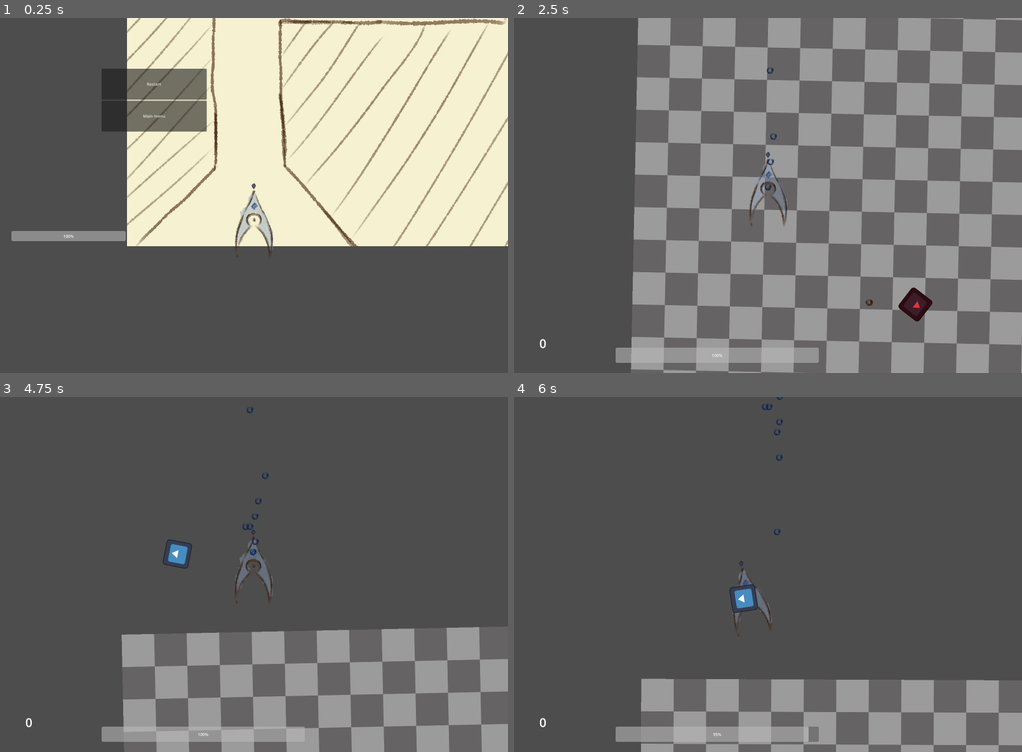
Above: before the commit, frames 1-4 (two rows, left to right).
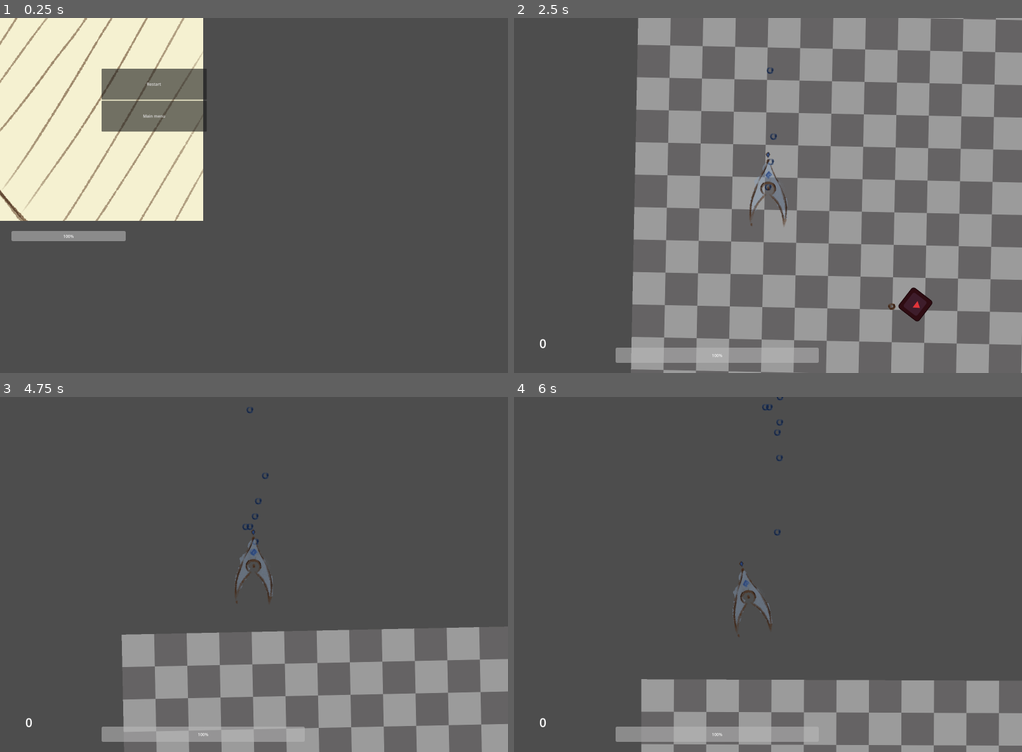
Above: after the commit, the same moments.

Repository: AustereTriceratops/BulletHellEngine
Game: Godot game, scene res://levels/level.tscn
The game is run twice, just before and just after one commit, with the same random seed, the same clock (stepped at 60 frames per second) and the same inputs. The engine's default icon, where the game draws it, is replaced by a stand-in: a white triangle on a blue panel in a dark square.
Inputs (mouse positions are in pixels of both pictures, inside the frame that each line leads up to):
- Up to frame 1 (0.25 s): no input
- Up to frame 2 (2.5 s): click "Restart" at 0.5 s; move the mouse to (793, 195) at 1.27 s; hold Q (look_left) 1.28-2.03 s; hold W (player_up) from 1.28 s (still down); move the mouse to (742, 195) at 2.02 s; tap E (look_right) at 2.1 s
- Up to frame 3 (4.75 s): keep holding W (player_up); move the mouse to (264, 567) at 2.77 s; hold Shift (shift) 2.78-3.53 s; move the mouse to (248, 581) at 3.52 s; tap Q (look_left) at 3.6 s; move the mouse to (289, 578) at 4.27 s; hold E (look_right) from 4.28 s (still down)
- Up to frame 4 (6 s): tap Escape (pause) at 4.9 s; release W (player_up) at 5 s; release E (look_right) at 5 s; click "Resume" at 5 s; move the mouse to (615, 521) at 5.77 s; hold A (player_left) from 5.78 s (still down); tap Shift (shift) at 5.85 s

The runs differ from the first frame. In frame 1, 55% of the frame differs, in the area x 0-100%, y 0-68%; in frame 2, less than 0.1%; in frame 3, 0.2%; in frame 4, 0.7%.
Error after the commit: Invalid access to property or key 'resume' on a base object of type 'Control (PauseMenu.gd)'. (res://levels/level.gd:37)

Commit message:
refactoring, moving files, cleanup

Diff:
--- a/enemies/FollowEnemy2.tscn
+++ b/enemies/FollowEnemy2.tscn
@@ -67,7 +67,7 @@
 contactDamage = 0
 canShoot = true
 isShootingTargeted = true
-bulletSpeed = 300
+bulletSpeed = 200
 bulletDamage = 15
 
 [node name="CollisionShape2D" type="CollisionShape2D" parent="."]
--- /dev/null
+++ b/enemies/Spawner1.tscn
@@ -0,0 +1,14 @@
+[gd_scene load_steps=3 format=3 uid="uid://dejnxrwfn1a8a"]
+
+[ext_resource type="Script" path="res://enemies/spawner.gd" id="1_3tys2"]
+[ext_resource type="PackedScene" uid="uid://cksfi68aa6ek3" path="res://enemies/FollowEnemy.tscn" id="2_yifq6"]
+
+[node name="Spawner1" type="Node2D"]
+script = ExtResource("1_3tys2")
+enemyScene = ExtResource("2_yifq6")
+
+[node name="SpawnTimer" type="Timer" parent="."]
+wait_time = 5.0
+autostart = true
+
+[connection signal="timeout" from="SpawnTimer" to="." method="_on_spawn_timer_timeout"]
--- a/enemies/follow_enemy.gd
+++ b/enemies/follow_enemy.gd
@@ -38,6 +38,7 @@
 	position = startPosition
 	playerNode = player
 
+
 func damage(amt):
 	health -= amt
 	hitFlash.play('hit_flash')
@@ -45,6 +46,7 @@
 	if health <= 0:
 		mainNode.enemy_died(self)
 		queue_free()
+
 
 func spawn_undirected_bullets(
 	delta: float, shotInterval: float, numBullets: int, shotsPerPattern: int, k=1, offset=0, alpha=1
@@ -57,6 +59,7 @@
 
 	if (n_hist > alpha * shotsPerPattern):
 		return
+
 
 	for i in range(n):
 		for j in range(numBullets):
@@ -94,6 +97,7 @@
 func _ready():
 	$MeleeTimer.wait_time = meleeInterval
 
+
 func _process(delta):
 	if canShoot:
 		if isShootingTargeted:
@@ -102,6 +106,7 @@
 			spawn_undirected_bullets(
 				delta, 0.15, numBullets, shotsPerPattern, -1, 0, 1
 			)
+
 
 	if playerNode && is_instance_valid(playerNode):
 		var displacement = playerNode.position - position
@@ -119,6 +124,10 @@
 	if (t > patternInterval):
 		t = Math.modulo_float(t, patternInterval)
 
+
+# ========================
+# ====== RECIEVERS =======
+# ========================
 
 func _on_hitbox_body_entered(body: Node2D):
 	# layer 3: PlayerBullets
--- /dev/null
+++ b/enemies/spawner.gd
@@ -0,0 +1,15 @@
+extends Node2D
+
+@export var enemyScene: PackedScene
+
+@onready var playerNode = get_tree().get_root().get_node('Level/Player')
+@onready var enemiesNode = get_tree().get_root().get_node('Level/Enemies')
+
+# ========================
+# ====== RECIEVERS =======
+# ========================
+
+func _on_spawn_timer_timeout() -> void:
+	var enemy = enemyScene.instantiate()
+	enemy.initialize(position, playerNode)
+	enemiesNode.add_child(enemy)
--- a/enemies/Tower.tscn
+++ b/enemies/towers/Tower.tscn
@@ -1,6 +1,6 @@
 [gd_scene load_steps=4 format=3 uid="uid://bilo4winukn2w"]
 
-[ext_resource type="Script" path="res://enemies/tower.gd" id="1_rk4kn"]
+[ext_resource type="Script" path="res://enemies/towers/tower.gd" id="1_rk4kn"]
 [ext_resource type="Texture2D" uid="uid://dkanupk03yly4" path="res://assets/amoeba.png" id="2_kpslh"]
 
 [sub_resource type="CircleShape2D" id="CircleShape2D_qxsrn"]
--- a/levels/BulletHeavenTest.tscn
+++ b/levels/BulletHeavenTest.tscn
@@ -1,9 +1,7 @@
-[gd_scene load_steps=8 format=3 uid="uid://d0q0vs6hdhjjt"]
+[gd_scene load_steps=6 format=3 uid="uid://d0q0vs6hdhjjt"]
 
 [ext_resource type="Script" path="res://levels/bullet_heaven_test.gd" id="1_uc84g"]
 [ext_resource type="Texture2D" uid="uid://cpxnp3sv1la1h" path="res://assets/testGrid.png" id="2_2clp6"]
-[ext_resource type="Script" path="res://ui/uiManager.gd" id="2_qy4hu"]
-[ext_resource type="PackedScene" uid="uid://dwjq7xbomxtuy" path="res://ui/PauseMenu.tscn" id="3_jt05o"]
 [ext_resource type="Script" path="res://utils/InputManager.gd" id="4_2uoy2"]
 [ext_resource type="Script" path="res://levels/pickups.gd" id="6_r4po8"]
 [ext_resource type="PackedScene" uid="uid://y0p0wpnyhvf4" path="res://Pickups/HealthPickup.tscn" id="7_us7ul"]
@@ -11,58 +9,8 @@
 [node name="Level" type="Node2D"]
 script = ExtResource("1_uc84g")
 
-[node name="Particles" type="Node" parent="."]
-
-[node name="Enemies" type="Node" parent="."]
-
-[node name="EnemyBullets" type="Node" parent="Enemies"]
-
-[node name="UI" type="CanvasLayer" parent="."]
-
-[node name="UIManager" type="Control" parent="UI"]
-layout_mode = 3
-anchors_preset = 0
-offset_right = 2000.0
-offset_bottom = 1400.0
-script = ExtResource("2_qy4hu")
-pauseMenu = ExtResource("3_jt05o")
-
-[node name="Healthbar" type="ProgressBar" parent="UI/UIManager"]
-layout_mode = 0
-offset_left = 400.0
-offset_top = 1300.0
-offset_right = 1200.0
-offset_bottom = 1360.0
-step = 1.0
-value = 100.0
-
-[node name="PauseMenu" parent="UI/UIManager" instance=ExtResource("3_jt05o")]
-visible = false
-layout_mode = 1
-
-[node name="XpLabel" type="RichTextLabel" parent="UI/UIManager"]
-layout_mode = 1
-anchors_preset = -1
-anchor_top = 1.0
-anchor_bottom = 1.0
-offset_left = 100.0
-offset_top = -150.0
-offset_right = 200.0
-offset_bottom = -50.0
-grow_vertical = 0
-theme_override_font_sizes/normal_font_size = 48
-text = "0
-"
-
 [node name="InputManager" type="Node" parent="."]
 script = ExtResource("4_2uoy2")
-
-[node name="PlayerBullets" type="Node" parent="."]
-
-[node name="Node" type="Node" parent="."]
-
-[node name="Marker2D" type="Marker2D" parent="Node"]
-position = Vector2(-301, 694)
 
 [node name="Background" type="Sprite2D" parent="."]
 z_index = -1
@@ -71,3 +19,7 @@
 [node name="Pickups" type="Node" parent="."]
 script = ExtResource("6_r4po8")
 healthPickupScene = ExtResource("7_us7ul")
+
+[node name="Spawners" type="Node" parent="."]
+
+[node name="Towers" type="Node" parent="."]
--- a/levels/bullet_heaven_test.gd
+++ b/levels/bullet_heaven_test.gd
@@ -1,15 +1,11 @@
 extends Node2D
 
+@export var HUDScene : PackedScene = preload("res://ui/HUD.tscn")
 @export var enemyScene: PackedScene = preload("res://enemies/FollowEnemy.tscn")
 @export var enemyScene2: PackedScene = preload("res://enemies/FollowEnemy2.tscn")
-@export var towerScene: PackedScene = preload("res://enemies/Tower.tscn")
+@export var towerScene: PackedScene = preload("res://enemies/towers/Tower.tscn")
 @export var playerScene: PackedScene = preload("res://player/Player.tscn")
 @export var playerCameraScene: PackedScene = preload("res://player/PlayerCamera.tscn")
-
-#var HUDScene = preload("res://ui/HUD.tscn")
-
-@onready var UIManager = $UI/UIManager
-@onready var pauseMenu = $UI/UIManager/PauseMenu
 
 var paused = false
 var t = 0
@@ -21,15 +17,36 @@
 # ==== CUSTOM METHODS ====
 # ========================
 
+func setup():
+	var particlesNode = Node2D.new()
+	particlesNode.set_name('Particles')
+	add_child(particlesNode)
+
+	var playerBulletsNode = Node2D.new()
+	playerBulletsNode.set_name('PlayerBullets')
+	add_child(playerBulletsNode)
+
+	var enemiesNode = Node2D.new()
+	enemiesNode.set_name('Enemies')
+	add_child(enemiesNode)
+
+	var enemyBulletsNode = Node2D.new()
+	enemyBulletsNode.set_name('EnemyBullets')
+	enemiesNode.add_child(enemyBulletsNode)
+
+
 func pause():
 	paused = true
 	Engine.time_scale = 0
-	pauseMenu.show()
+	$HUD/UIManager/PauseMenu.show()
 
 func resume():
 	paused = false
 	Engine.time_scale = 1
-	pauseMenu.hide()
+	$HUD/UIManager/PauseMenu.hide()
+
+func options():
+	pass
 
 func quit():
 	get_tree().change_scene_to_file('res://ui/StartMenu.tscn')
@@ -45,7 +62,7 @@
 	particles.emitting=true
 
 	xp += enemyNode.pointValue
-	$UI/UIManager/XpLabel.text = str(xp)
+	$HUD/UIManager/XpLabel.text = str(xp)
 
 	$Pickups.spawn_pickup(enemyNode.position)
 
@@ -54,7 +71,7 @@
 # ========================
 
 func _ready():
-	resume()
+	setup()
 
 	# instantiate player and enemies
 	var player = playerScene.instantiate()
@@ -69,21 +86,22 @@
 	tower.initialize(Vector2(-100, 900), player)
 	$Enemies.add_child(tower)
 
-	UIManager.initialize(player)
+	var HUDNode = HUDScene.instantiate()
+	add_child(HUDNode)
+	$HUD/UIManager.initialize(player)
 
-	# connect signals
-	pauseMenu.resume.connect(resume)
-	pauseMenu.quit.connect(quit)
+	resume()
 
 func _process(delta):
-	t += delta
-
-	if fmod(t, spawn_interval) - delta < 0:
-		var theta = 2*PI*rng.randf()
-		var dist = rng.randf_range(300, 500)
-		var displacement = dist * Vector2(cos(theta), sin(theta))
-		var spawn_pos = $Player.position + displacement
-
-		var enemy = enemyScene.instantiate()
-		enemy.initialize(spawn_pos, $Player)
-		$Enemies.add_child(enemy)
+	pass
+	#t += delta
+	#
+	#if fmod(t, spawn_interval) - delta < 0:
+		#var theta = 2*PI*rng.randf()
+		#var dist = rng.randf_range(300, 500)
+		#var displacement = dist * Vector2(cos(theta), sin(theta))
+		#var spawn_pos = $Player.position + displacement
+		#
+		#var enemy = enemyScene.instantiate()
+		#enemy.initialize(spawn_pos, $Player)
+		#$Enemies.add_child(enemy)
--- a/ui/PauseMenu.gd
+++ b/ui/PauseMenu.gd
@@ -1,16 +1,14 @@
 extends Control
 
-signal resume()
-signal show_options()
-signal quit()
+@onready var mainNode = get_tree().get_root().get_node("Level")
 
 func _on_resume_pressed():
-	resume.emit()
+	mainNode.resume()
 
 
 func _on_options_pressed():
-	show_options.emit()
+	mainNode.options()
 
 
 func _on_quit_pressed():
-	quit.emit()
+	mainNode.quit()
Binary file added: assets/spawner_1.png
Renamed: enemies/tower.gd -> enemies/towers/tower.gd
